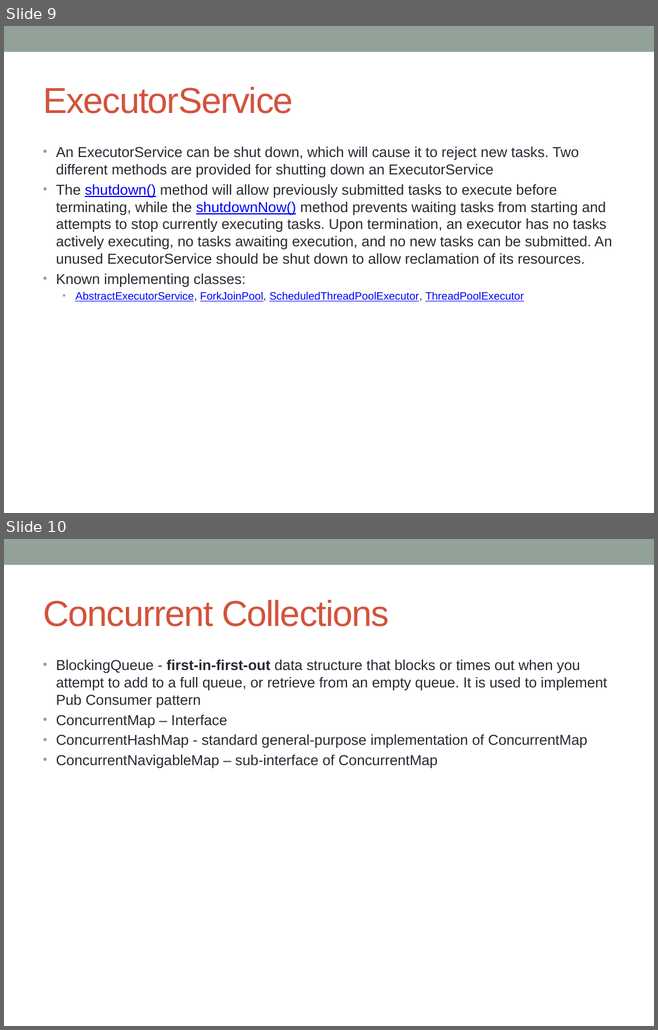
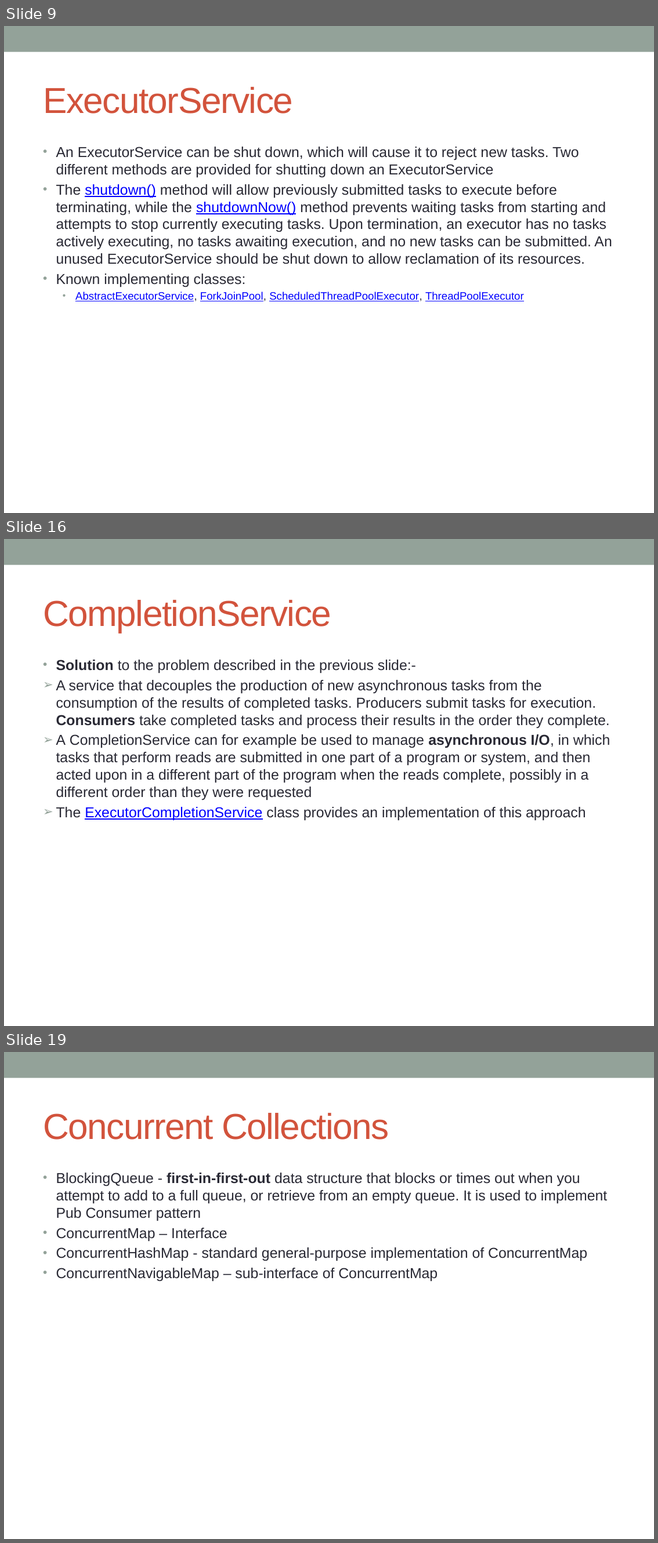
Before and after one commit to notionquest/ProjectDocumentation, a slide deck: MultiThreading.pptx. Shown one above the other, each under a label of ours: slides 9 and 10 before the commit, slides 9, 16 and 19 after it; the slides between them are not shown. The pictures are 658x1030 and 658x1543 pixels, drawn with LibreOffice and Linux fonts; fonts in the diff are those of the drawing. Boxes give left, top, right and bottom in pixels: in the first picture for what was removed or moved away, otherwise in the second. Text is boxed around its words. In the diff, an @@ line names an element or a change of style, - is before the commit and + after.

Commit message:
Executor in detail, Future and Callable difference

```diff
--- a/MultiThreading.pptx
+++ b/MultiThreading.pptx
@@ slide 16 added at (4,539,654,1026), background #FFFFFF; not listed: 1 template element that a slide beside it also shows @@
@@ title added at (43,600,331,633), 40 pt, text #D2533C @@
+CompletionService
@@ text added at (56,660,610,820), 16 pt, text #292934 @@
+• Solution to the problem described in the previous slide:-
+➢ A service that decouples the production of new asynchronous tasks from the consumption of the results of completed tasks. Producers submit tasks for execution. Consumers take completed tasks and process their results in the order they complete.
+➢ A CompletionService can for example be used to manage asynchronous I/O, in which tasks that perform reads are submitted in one part of a program or system, and then acted upon in a different part of the program when the reads complete, possibly in a different order than they were requested
+➢ The ExecutorCompletionService class provides an implementation of this approach
@@ what was slide 10 is now slide 19 @@
```
Also in this commit, not shown: 8 other slides added.
